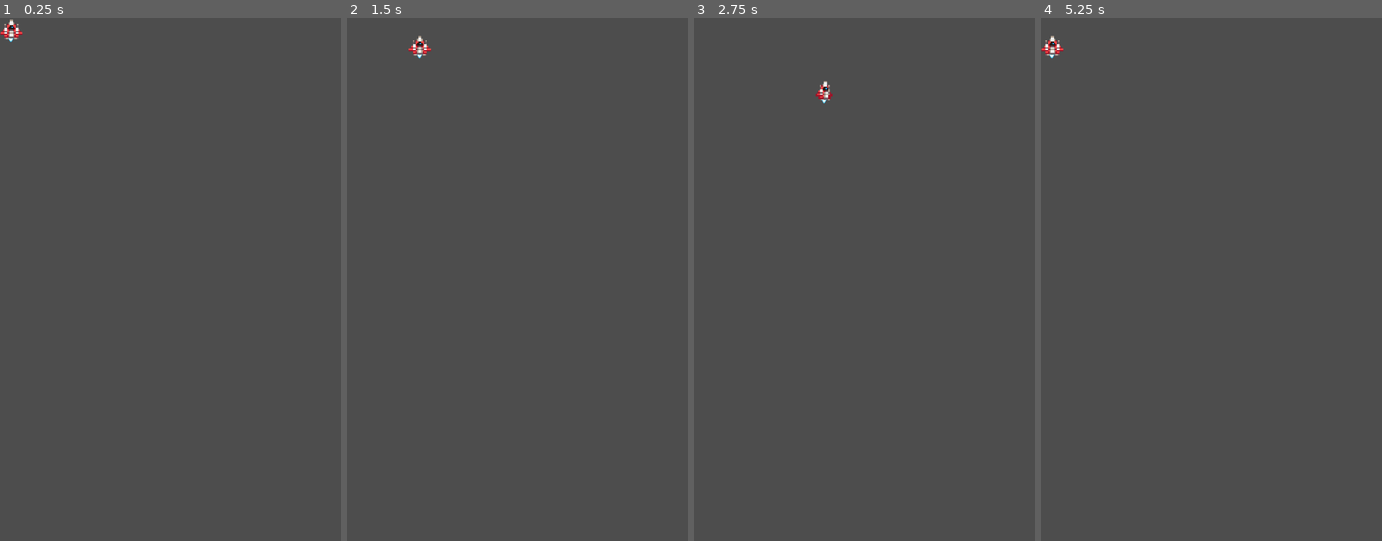
Above: before the commit, frames 1-4 (left to right).
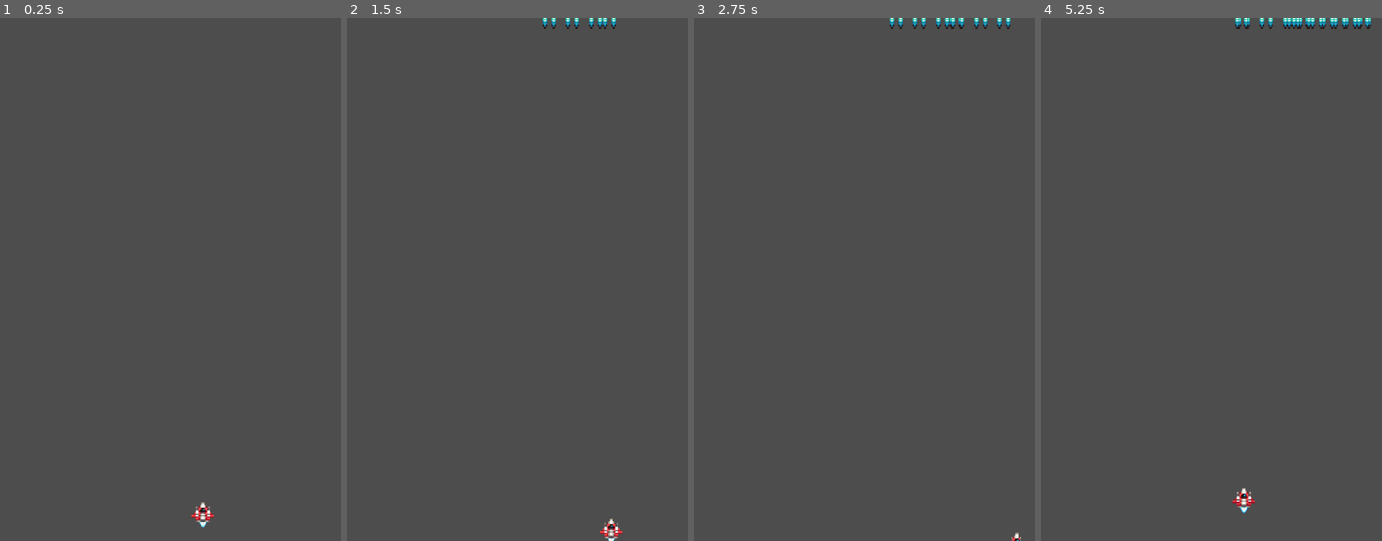
Above: after the commit, the same moments.

Repository: niteuwu/class_shmup
Game: Godot game, scene res://player.tscn
Two runs of this game, one before a commit and one after it. Both use one fixed random seed, a clock stepped at 60 frames per second and the inputs below.
Inputs:
- Up to frame 1 (0.25 s): no input
- Up to frame 2 (1.5 s): tap Enter at 0.5 s; hold D (right) 0.53-1.28 s; hold Space (shoot) 0.53-1.28 s; hold Down (down) from 1.28 s (still down); tap Space (shoot) at 1.35 s
- Up to frame 3 (2.75 s): release Down (down) at 2.03 s; hold D (right) from 2.03 s (still down); hold Space (shoot) from 2.03 s (still down)
- Up to frame 4 (5.25 s): release D (right) at 2.78 s; release Space (shoot) at 2.78 s; hold Up (up) 2.78-3.53 s; tap Space (shoot) at 2.85, 4.35 s; hold Space (shoot) 3.53-4.28 s; hold Left (left) 3.53-5.03 s; hold Down (down) from 5.03 s (still down); hold Space (shoot) from 5.03 s (still down)

The runs differ from the first frame. In frame 1, 0.3% of the frame differs, in the area x 0-63%, y 0-98%; in frame 2, 0.5%; in frame 3, 0.5%; in frame 4, 0.8%, in the area x 0-97%, y 0-95%.

Commit message:
Add bullet Connect bullet to ship

Diff:
--- /dev/null
+++ b/bullet.gd
@@ -0,0 +1,16 @@
+extends Area2D
+@export var speed = -250
+
+func start(pos):
+	position = pos
+
+func _process(delta):
+	position.y = delta * speed * 0.0001
+
+func _on_area_entered(area):
+	if area.is_in_group("enemies"):
+		area.explode()
+		queue_free()
+
+func _on_visible_on_screen_notifier_2d_screen_exited():
+	queue_free()
--- /dev/null
+++ b/bullet.tscn
@@ -0,0 +1,29 @@
+[gd_scene load_steps=4 format=3 uid="uid://dhgrmx3oc62gs"]
+
+[ext_resource type="Texture2D" uid="uid://dr4jstsmtascv" path="res://Mini Pixel Pack 3/Projectiles/Player_charged_beam (16 x 16).png" id="1_4y318"]
+[ext_resource type="Script" path="res://bullet.gd" id="1_8nqh7"]
+
+[sub_resource type="RectangleShape2D" id="RectangleShape2D_jkccd"]
+size = Vector2(24.5, 24)
+
+[node name="Bullet" type="Area2D"]
+position = Vector2(10, 10)
+script = ExtResource("1_8nqh7")
+
+[node name="Sprite2D" type="Sprite2D" parent="."]
+position = Vector2(8, 8)
+scale = Vector2(2, 2)
+texture = ExtResource("1_4y318")
+hframes = 2
+frame = 1
+
+[node name="CollisionShape2D" type="CollisionShape2D" parent="."]
+position = Vector2(7.75, 8)
+shape = SubResource("RectangleShape2D_jkccd")
+
+[node name="VisibleOnScreenNotifier2D" type="VisibleOnScreenNotifier2D" parent="."]
+position = Vector2(8, 8)
+scale = Vector2(1.2, 1.2)
+
+[connection signal="area_entered" from="." to="." method="_on_area_entered"]
+[connection signal="screen_exited" from="VisibleOnScreenNotifier2D" to="." method="_on_visible_on_screen_notifier_2d_screen_exited"]
--- a/player.gd
+++ b/player.gd
@@ -3,7 +3,7 @@
 @onready var screensize = get_viewport_rect().size
 # Called when the node enters the scene tree for the first time.
 func _ready():
-	pass # Replace with function body.
+	start()
 
 @export var speed = 150
 # Called every frame. 'delta' is the elapsed time since the previous frame.
@@ -21,3 +21,25 @@
 		$Ship/Boosters.animation = "forward"
 	position += input * speed * delta
 	position = position.clamp(Vector2(8, 8), screensize - Vector2(8, 8))
+	if Input.is_action_pressed("shoot"):
+		shoot()
+
+@export var cooldown = 0.25
+@export var bullet : PackedScene
+var can_shoot = true
+
+func start():
+	position = Vector2(screensize.x / 2, screensize.y - 64)
+	$GunCooldown.wait_time = cooldown
+
+func shoot():
+	if not can_shoot:
+		return
+	can_shoot = false
+	$GunCooldown.start()
+	var b = bullet.instantiate()
+	get_tree().root.add_child(b)
+	b.start(position + Vector2(0, -8))
+
+func _on_gun_cooldown_timeout():
+	can_shoot = true
--- a/player.tscn
+++ b/player.tscn
@@ -1,8 +1,9 @@
-[gd_scene load_steps=14 format=3 uid="uid://dhrnoevvjm64s"]
+[gd_scene load_steps=15 format=3 uid="uid://dhrnoevvjm64s"]
 
 [ext_resource type="Texture2D" uid="uid://cok00r0q6u608" path="res://Mini Pixel Pack 3/Player ship/Player_ship (16 x 16).png" id="1_2igdx"]
 [ext_resource type="Script" path="res://player.gd" id="1_aai73"]
 [ext_resource type="Texture2D" uid="uid://bnwi8wjkcvngi" path="res://Mini Pixel Pack 3/Player ship/Boosters (16 x 16).png" id="2_ffwta"]
+[ext_resource type="PackedScene" uid="uid://dhgrmx3oc62gs" path="res://bullet.tscn" id="2_haykf"]
 [ext_resource type="Texture2D" uid="uid://dknqbhngmc10i" path="res://Mini Pixel Pack 3/Player ship/Boosters_left (16 x 16).png" id="3_dsj81"]
 [ext_resource type="Texture2D" uid="uid://btrcppv8ialbl" path="res://Mini Pixel Pack 3/Player ship/Boosters_right (16 x 16).png" id="4_2fx7d"]
 
@@ -72,6 +73,7 @@
 [node name="Player" type="Area2D"]
 position = Vector2(9, 10)
 script = ExtResource("1_aai73")
+bullet = ExtResource("2_haykf")
 
 [node name="Ship" type="Sprite2D" parent="."]
 position = Vector2(12, 11)
@@ -81,11 +83,11 @@
 frame = 1
 
 [node name="Boosters" type="AnimatedSprite2D" parent="Ship"]
-position = Vector2(-0.195122, 9.56097)
-scale = Vector2(0.390244, 0.390244)
+position = Vector2(2.38419e-07, 11.7073)
+scale = Vector2(0.585366, 0.585366)
 sprite_frames = SubResource("SpriteFrames_m4sdq")
 animation = &"forward"
-frame_progress = 0.232649
+frame_progress = 0.649725
 
 [node name="CollisionShape2D" type="CollisionShape2D" parent="."]
 position = Vector2(12, 9.625)
@@ -93,3 +95,5 @@
 
 [node name="GunCooldown" type="Timer" parent="."]
 one_shot = true
+
+[connection signal="timeout" from="GunCooldown" to="." method="_on_gun_cooldown_timeout"]
Empty file added: Mini Pixel Pack 3/Player ship/bullet.tscn
